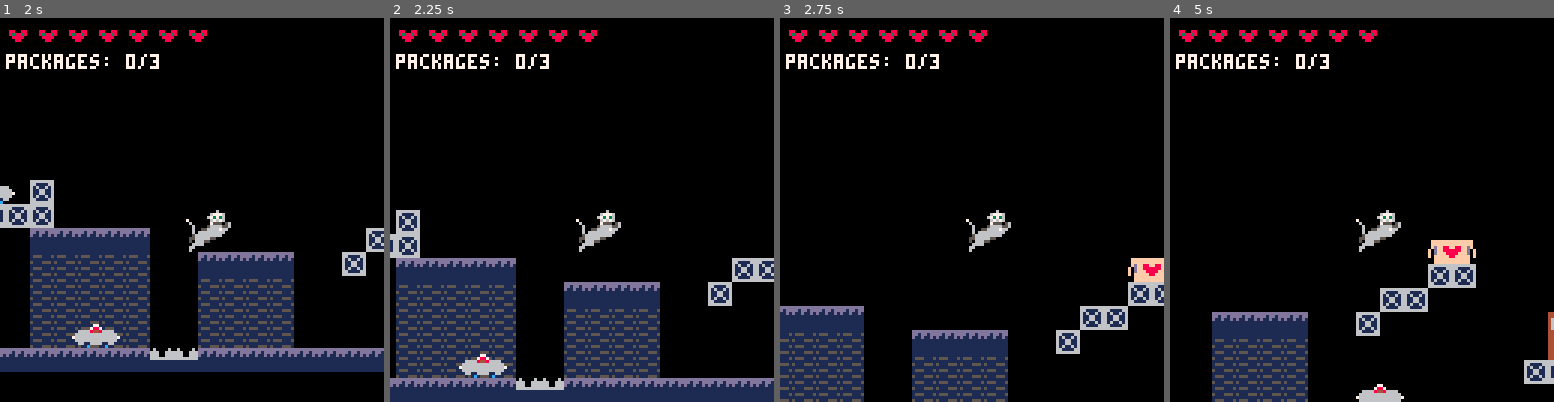
Above: before the commit, frames 1-4 (left to right).
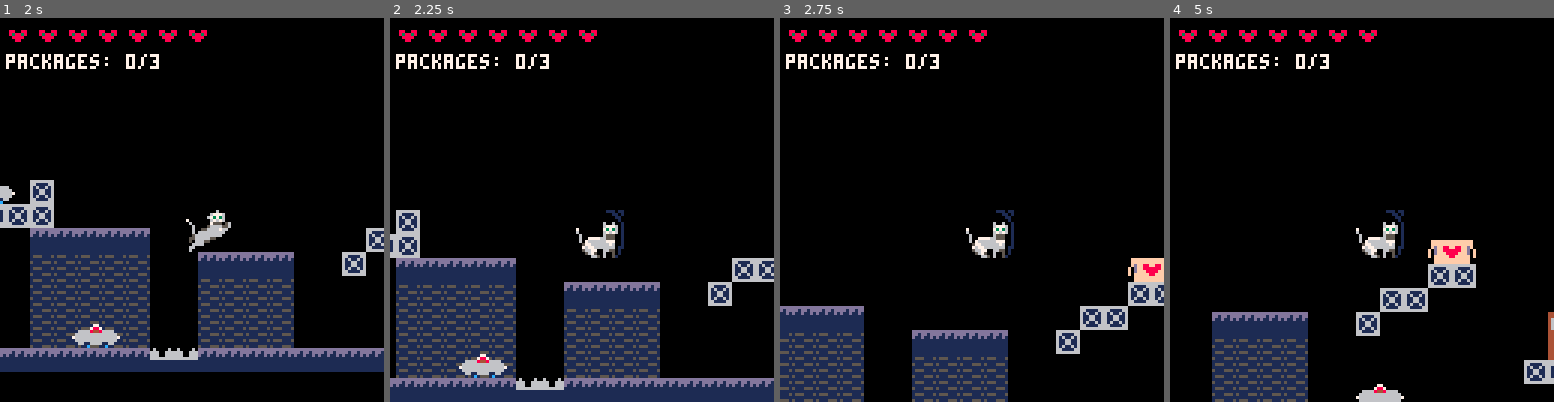
Above: after the commit, the same moments.

Repository: salvadorvanoli/MeowlineDelivery
Game: PICO-8 cartridge meowline.p8
The game is run twice, just before and just after one commit, with the same random seed, the same clock (stepped at 60 frames per second) and the same inputs.
Inputs:
- Up to frame 1 (2 s): tap X (X key) at 0.33, 1.07, 1.85 s; tap O (Z key) at 0.7, 1.7 s; hold Right from 1.6 s (still down)
- Up to frame 2 (2.25 s): release Right at 2.1 s; tap O (Z key) at 2.1 s; hold Up from 2.15 s (still down)
- Up to frame 3 (2.75 s): release Up at 2.42 s; hold Right from 2.47 s (still down); tap O (Z key) at 2.5 s
- Up to frame 4 (5 s): tap O (Z key) every 0.4 s from 2.9 to 4.9 s; tap X (X key) at 2.97, 4.08 s; release Right at 3.03 s; hold Left 3.08-3.58 s; hold Right 4.02-4.68 s; hold Up from 4.73 s (still down)

Frame 1 is identical in both runs. In frame 2, 0.9% of the frame differs, in the area x 48-61%, y 50-63%; in frame 3, 0.9%; in frame 4, 0.9%.

Commit message:
Nuevo enemigo: la rata. Nueva mecánica: maullido.

Diff:
--- a/meowline.p8
+++ b/meowline.p8
@@ -34,15 +34,25 @@
 -- Enemigos roombas
 roombas = {}
 roomba_move_speed = 1
-
--- Sprite que se convierte en roomba en el mapa
 roomba_spawn_sprite = 32
 initial_roomba_positions = {}
+
+-- Variables de las ratas
+rats = {}
+rat_move_speed = 0.5
+rat_spawn_sprite = 34
+initial_rat_positions = {}
 
 -- Variables de movimiento
 gravity = 0.3
 jump_power = -5
 move_speed = 2
+
+-- Sistema de maullido
+meow_active = false
+meow_timer = 0
+meow_duration = 30  -- Duracion del maullido en frames
+meow_radius = 64    -- Radio de 8 bloques (8 * 8 = 64 pixeles)
 
 -- Indice del sprite solido (suelo)
 platform_sprites = { 64 } -- Bloques de plataforma (solo solidos desde arriba)
@@ -238,6 +248,16 @@
     return false
 end
 
+function check_player_rat_collision()
+    for rat in all(rats) do
+        if player.x + player.w > rat.x and player.x < rat.x + rat.w and
+           player.y + player.h > rat.y and player.y < rat.y + rat.h then
+            return true
+        end
+    end
+    return false
+end
+
 -- Funcion que detecta cualquier sprite donde las roombas se pueden parar
 function check_roomba_ground_collision(x, y, w, h)
     x = flr(x)
@@ -253,6 +273,29 @@
             local sprite_id = mget(cx, cy)
             -- Las roombas pueden pararse en plataformas, bloques solidos Y bloques daninos
             if is_platform_sprite(sprite_id) or is_solid_sprite(sprite_id) or is_damage_sprite(sprite_id) then
+                return true, cy * 8
+            end
+        end
+    end
+
+    return false
+end
+
+function check_rat_ground_collision(x, y, w, h)
+    x = flr(x)
+    y = flr(y)
+
+    local start_cx = flr(x / 8)
+    local end_cx = flr((x + w - 1) / 8)
+    local start_cy = flr(y / 8)
+    local end_cy = flr((y + h - 1) / 8)
+
+    for cx = start_cx, end_cx do
+        for cy = start_cy, end_cy do
+            local sprite_id = mget(cx, cy)
+            -- Las ratas pueden pararse en plataformas y bloques solidos
+            -- Pero NO en bloques daninos (a menos que esten asustadas)
+            if is_platform_sprite(sprite_id) or is_solid_sprite(sprite_id) then
                 return true, cy * 8
             end
         end
@@ -331,7 +374,9 @@
 
 -- Funcion para escanear el mapa y crear enemigos (por ahora solo roombas)
 function spawn_enemies_from_map()
-    roombas = {} -- limpiar array existente
+    -- Limpiar arrays existentes
+    roombas = {}
+    rats = {}
 
     -- Si es la primera vez, escanear el mapa y guardar posiciones
     if #initial_roomba_positions == 0 then
@@ -340,6 +385,19 @@
                 if mget(mx, my) == roomba_spawn_sprite then
                     add(initial_roomba_positions, {x = mx * 8, y = my * 8})
                     mset(mx, my, 0) -- Eliminar del mapa solo la primera vez
+                end
+            end
+        end
+    end
+
+    if #initial_rat_positions == 0 then
+        for mx = 0, 125 do  -- 125 porque la rata es de 3 sprites de ancho
+            for my = 0, 31 do
+                if mget(mx, my) == rat_spawn_sprite then
+                    add(initial_rat_positions, {x = mx * 8, y = my * 8})
+                    mset(mx, my, 0)     -- Eliminar sprite 34
+                    mset(mx + 1, my, 0) -- Eliminar sprite 35
+                    mset(mx + 2, my, 0) -- Eliminar sprite 36
                 end
             end
         end
@@ -360,6 +418,22 @@
         }
         add(roombas, new_roomba)
     end
+
+    for pos in all(initial_rat_positions) do
+        local new_rat = {
+            x = pos.x,
+            y = pos.y,
+            dx = rat_move_speed,
+            w = 24,  -- 3 sprites de ancho
+            h = 8,   -- 1 sprite de alto
+            grounded = false,
+            scared = false,  -- Si esta asustada
+            anim_frame = 0,
+            anim_timer = 0,
+            anim_speed = 10
+        }
+        add(rats, new_rat)
+    end
 end
 
 function spawn_checkpoints_from_map()
@@ -418,6 +492,7 @@
     draw_checkpoints()
     draw_doors()
     draw_roombas()
+    draw_rats()
 
     local cam_x = mid(0, player.x - 64, 1024 - 128)
     local cam_y = player.y - 64
@@ -425,7 +500,9 @@
 
     if game_state == "playing" then
         local sprite_id
-        if not player.grounded then
+        if meow_active then
+            sprite_id = 12 -- Sprite del maullido
+        elseif not player.grounded then
             if player.dy < 0 then
                 sprite_id = 8  -- Sprite para cuando esta subiendo
             else
@@ -500,6 +577,22 @@
         end
 
         spr(sprite_id, roomba.x, roomba.y, 2, 1)
+    end
+end
+
+function draw_rats()
+    for rat in all(rats) do
+        local sprite_id
+        if rat.anim_frame == 0 then
+            sprite_id = 34  -- Sprites 34-35-36
+        else
+            sprite_id = 50  -- Sprites 50-51-52
+        end
+
+        -- Determinar si el sprite debe estar espejado
+        local flip_x = rat.dx > 0  -- Si se mueve hacia la derecha, espejar
+
+        spr(sprite_id, rat.x, rat.y, 3, 1, flip_x)
     end
 end
 
@@ -573,6 +666,37 @@
         end
     end
 
+    if btnp(2) then -- Tecla direccional arriba
+        -- Activar maullido
+        meow_active = true
+        meow_timer = 0
+
+        -- Asustar a todas las ratas en el radio
+        for rat in all(rats) do
+            local distance = sqrt((rat.x + rat.w/2 - player.x - player.w/2)^2 +
+                                (rat.y + rat.h/2 - player.y - player.h/2)^2)
+
+            if distance <= meow_radius then
+                rat.scared = true
+                -- Cambiar direccion para alejarse del jugador
+                if rat.x + rat.w/2 < player.x + player.w/2 then
+                    rat.dx = -abs(rat.dx)  -- Ir hacia la izquierda
+                else
+                    rat.dx = abs(rat.dx)   -- Ir hacia la derecha
+                end
+            end
+        end
+    end
+
+    -- Actualizar timer del maullido
+    if meow_active then
+        meow_timer += 1
+        if meow_timer >= meow_duration then
+            meow_active = false
+            meow_timer = 0
+        end
+    end
+
     -- Salto
     if btnp(4) and player.grounded then
         player.dy = jump_power
@@ -678,13 +802,19 @@
         manage_damage()
     end
 
+    -- Verificar colision con ratas
+    if check_player_rat_collision() then
+        manage_damage()
+    end
+
     -- Limites del mapa
     if player.x < 0 then player.x = 0 end
     if player.x + player.w > 1024 then player.x = 1024 - player.w end
     if player.y > 256 then player.y = 256 end
 
-    -- Actualizar todas las roombas
+    -- Actualizar todos los enemigos
     update_roombas()
+    update_rats()
 end
 
 -- Funcion para actualizar las roombas
@@ -731,6 +861,58 @@
         -- Cambiar de direccion si hay obstaculo o no hay suelo
         if front_collided or not below_front_collided then
             roomba.dx = -roomba.dx
+        end
+    end
+end
+
+function update_rats()
+    for rat in all(rats) do
+        -- Manejo de la animacion
+        rat.anim_timer += 1
+        if rat.anim_timer >= rat.anim_speed then
+            rat.anim_timer = 0
+            rat.anim_frame = (rat.anim_frame + 1) % 2
+        end
+
+        -- Verificar colision horizontal con bloques solidos
+        local new_x = rat.x + rat.dx
+        if check_solid_collision(new_x, rat.y, rat.w, rat.h) then
+            rat.dx = -rat.dx  -- Cambiar direccion si choca con pared
+        else
+            rat.x = new_x  -- Aplicar movimiento
+        end
+
+        rat.grounded = false
+
+        -- Verificar colision con el suelo
+        local collided, ground_y = check_rat_ground_collision(rat.x, rat.y + rat.h, rat.w, 1)
+        if collided then
+            rat.y = ground_y - rat.h
+            rat.grounded = true
+        else
+            -- Aplicar gravedad si no esta en el suelo
+            rat.y += gravity
+        end
+
+        -- Verificar si pisa bloque danino (solo si no esta asustada)
+        if rat.scared and check_damage_collision(rat.x, rat.y + rat.h - 1, rat.w, 1) then
+            -- La rata muere al pisar bloque danino
+            del(rats, rat)
+        else
+            -- Verificar colision frontal y suelo delante
+            local front_x = rat.x + (rat.dx > 0 and rat.w or -1)
+            local front_y = rat.y + rat.h - 1
+            local front_collided = check_rat_ground_collision(front_x, front_y, 1, 1) or
+                                 check_solid_collision(front_x, front_y, 1, 1)
+
+            local below_front_x = rat.x + (rat.dx > 0 and rat.w or -1)
+            local below_front_y = rat.y + rat.h + 1
+            local below_front_collided = check_rat_ground_collision(below_front_x, below_front_y, 1, 1)
+
+            -- Cambiar de direccion si hay obstaculo o no hay suelo (solo si no esta asustada)
+            if not rat.scared and (front_collided or not below_front_collided) then
+                rat.dx = -rat.dx
+            end
         end
     end
 end
@@ -789,22 +971,22 @@
     end
 end
 __gfx__
-00000000000000000000000000000000000000000000000000000000000000000000060000000000000000000000000000000000000000000000000000000000
-00000000000000000000000000000000000000000000000000000000000000000006777600000000000000000000000000000000000000000000000000000000
-00000000000000000000000000000000000000000000000000000000000000070006373760000000000000000000000000000000000000000000000000000000
-00000000000000000000000000000070000000000000007000600000000000700006767600000007000000000000000700000000000000000000000000000000
-00060060000000000060000000000007006000000000070067776600000000600650555700000060000000000000000700000000000000000000000000000000
-00677760000000006777660000000006677766000000060063737000000000600655666650000600000006060000006000000000000000000000000000000000
-00637370000000076373700000000060637370000000006067676000000000600066766665500600000677760000006000000000000000000000000000000000
-00676760000000066767600000000060676760000000006005557500000000600006666666660600000637370000006000000000000000000000000000000000
-00055560000000600555750000000060055575000000006006777755766666000000666666666500000676760055566000000000000000000000000000000000
-00067766777700600677775576666600067777500007760007776666666666000000005566666550000055575566660000000000000000000000000000000000
-00077766666670600777666666666600077766655677660006766666666666000000000055666050000066666666666000000000000000000000000000000000
-00067666666775000676666666666600067666666666660006666665566666600000000000666600000066666666666000000000000000000000000000000000
-00066666667767000666666556666660066666655666660005560000000050600000000000000660000066666655656000000000000000000000000000000000
-00055660077665000556600000005060005660000000566550600000000506600000000000000060000056665500056000000000000000000000000000000000
-00050060057650000500600000005060000560000000006550600000000506000000000000000000000056000000050000000000000000000000000000000000
-00050060566000000500600000005060000060000000006000000000000000000000000000000000000056000000000000000000000000000000000000000000
+00000000000000000000000000000000000000000000000000000000000000000000060000000000000000000000000011011100000000000000000000000000
+00000000000000000000000000000000000000000000000000000000000000000006777600000000000000000000000010110000000000000000000000000000
+00000000000000000000000000000000000000000000000000000000000000070006373760000000000000000000000001100000000000000000000000000000
+00000000000000000000000000000070000000000000007000600000000000700006767600000007000000000000000701000000000000000000000000000000
+00060060000000000060000000000007006000000000070067776600000000600650555700000060000000000000000710060060000000000000000000000000
+00677760000000006777660000000006677766000000060063737000000000600655666650000600000006060000006010677760000000000000000000000000
+00637370000000076373700000000060637370000000006067676000000000600066766665500600000677760000006010637370000000070000000000000000
+00676760000000066767600000000060676760000000006005557500000000600006666666660600000637370000006010676760000000060000000000000000
+00055560000000600555750000000060055575000000006006777755766666000000666666666500000676760055566010055560000000600000000000000000
+00067766777700600677775576666600067777500007760007776666666666000000005566666550000055575566660010055566777700600000000000000000
+00077766666670600777666666666600077766655677660006766666666666000000000055666050000066666666666010077766666670600000000000000000
+00067666666775000676666666666600067666666666660006666665566666600000000000666600000066666666666010067666666775000000000000000000
+00066666667767000666666556666660066666655666660005560000000050600000000000000660000066666655656011066666667767000000000000000000
+00055660077665000556600000005060005660000000566550600000000506600000000000000060000056665500056001055660077665000000000000000000
+00050060057650000500600000005060000560000000006550600000000506000000000000000000000056000000050001050060057650000000000000000000
+00050060566000000500600000005060000060000000006000000000000000000000000000000000000056000000000000150060566000000000000000000000
 00000007700000000000006000000006000000601110000000000111000000011000000000000000000000000000000000000000000000000000000000000000
 0000007447000000000000600000006000000060cc111010010111cc000000111100000000000000000000000000000000000000000000000000000000000000
 0066664884666600000ff006000ff060000ff006c1cc11a11a11cc1c000001111110000000000000000000000000000000000000000000000000000000000000
@@ -926,7 +1108,7 @@
 4342424242000000000000000000000000000000424200000000000000000000004242000000000000000000000000000000000000000000000000000000000000000000000000000000000000000000000000000000000000000000000000000000000000000000000000000000000000000000000000000000000000000000
 0000000040404040400000000000000000004242000000000000000000000000004242000000000000000000000000000000000000000000000000000000000000000000000000000000000000000000000000000000000000000000000000000000000000000000000000000000000000000000000000000000000000000000
 0000000041414141410000404040400000420000000000000000000000006000004242000064000000000000000000000000000000000000000000000000000000000000000000000000000000000000000000000000000000000000000000000000000000000000000000000000000000000000000000000000000000000000
-0000000041414141410000414141410000000000000000000064000000424242424242424242420000000000000000000000000000000000000000000000000000000000000000000000000000000000000000000000000000000000000000000000000000000000000000000000000000000000000000000000000000000000
-0000000041414141410000414141410000000000000000004242420000424242424242424242420000000000000000000000000000000000000000000000000000000000000000000000000000000000000000000000000000000000000000000000000000000000000000000000000000000000000000000000000000000000
-0020000041414141410000414141410000000000000000000000000000424242424242424242420000000000000000000000000000000000000000000000000000000000000000000000000000000000000000000000000000000000000000000000000000000000000000000000000000000000000000000000000000000000
+0000000041414141410000414141410000000000000000000064000000424242424242424242424200002200000000000000000000000042000000000000000000000000000000000000000000000000000000000000000000000000000000000000000000000000000000000000000000000000000000000000000000000000
+0000000041414141410000414141410000000000000000004242420000424242424242424242424242424242424242424242434343434342000000000000000000000000000000000000000000000000000000000000000000000000000000000000000000000000000000000000000000000000000000000000000000000000
+0020000041414141410000414141410000000000000000000000000000424242424242424242420000000000000000000000424242424200000000000000000000000000000000000000000000000000000000000000000000000000000000000000000000000000000000000000000000000000000000000000000000000000
 4040404040404040404343404040404040404040404043434343434343424242424242424242420000000000000000000000000000000000000000000000000000000000000000000000000000000000000000000000000000000000000000000000000000000000000000000000000000000000000000000000000000000000
